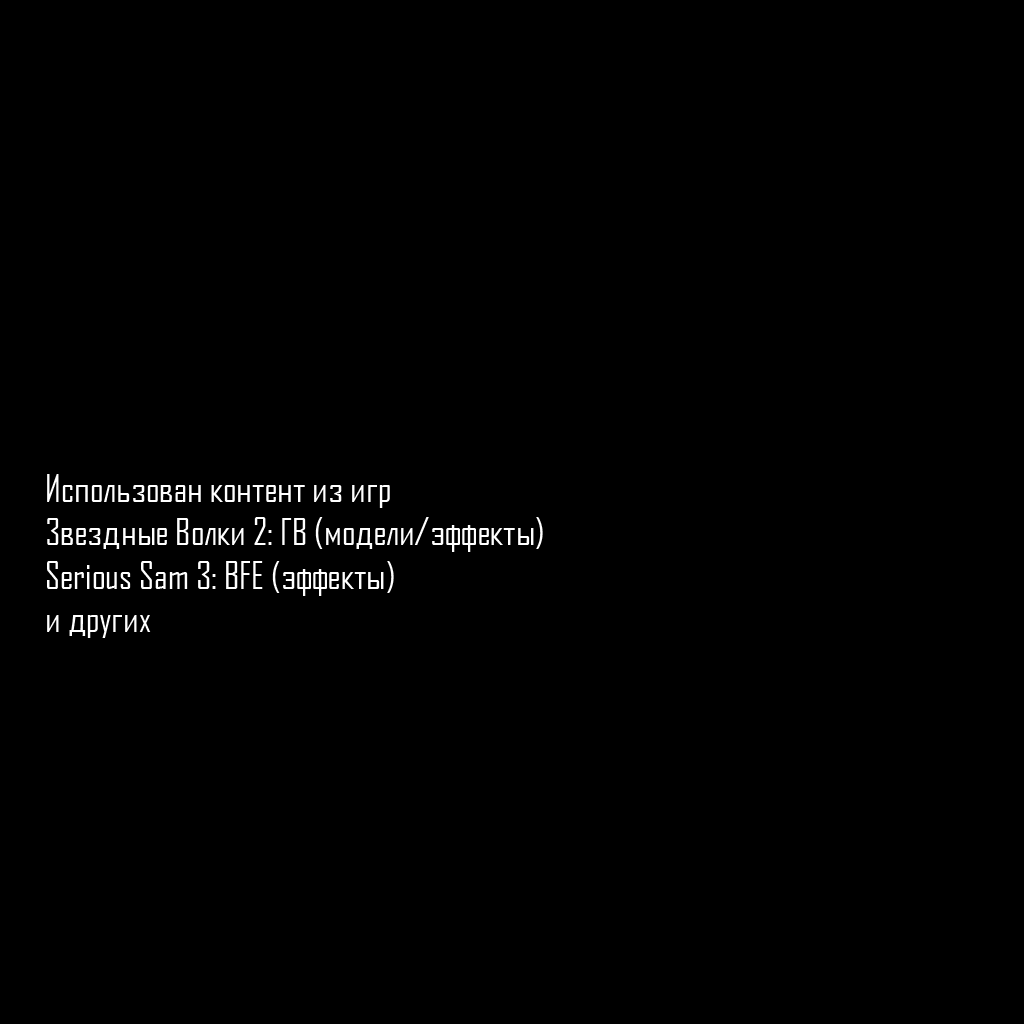
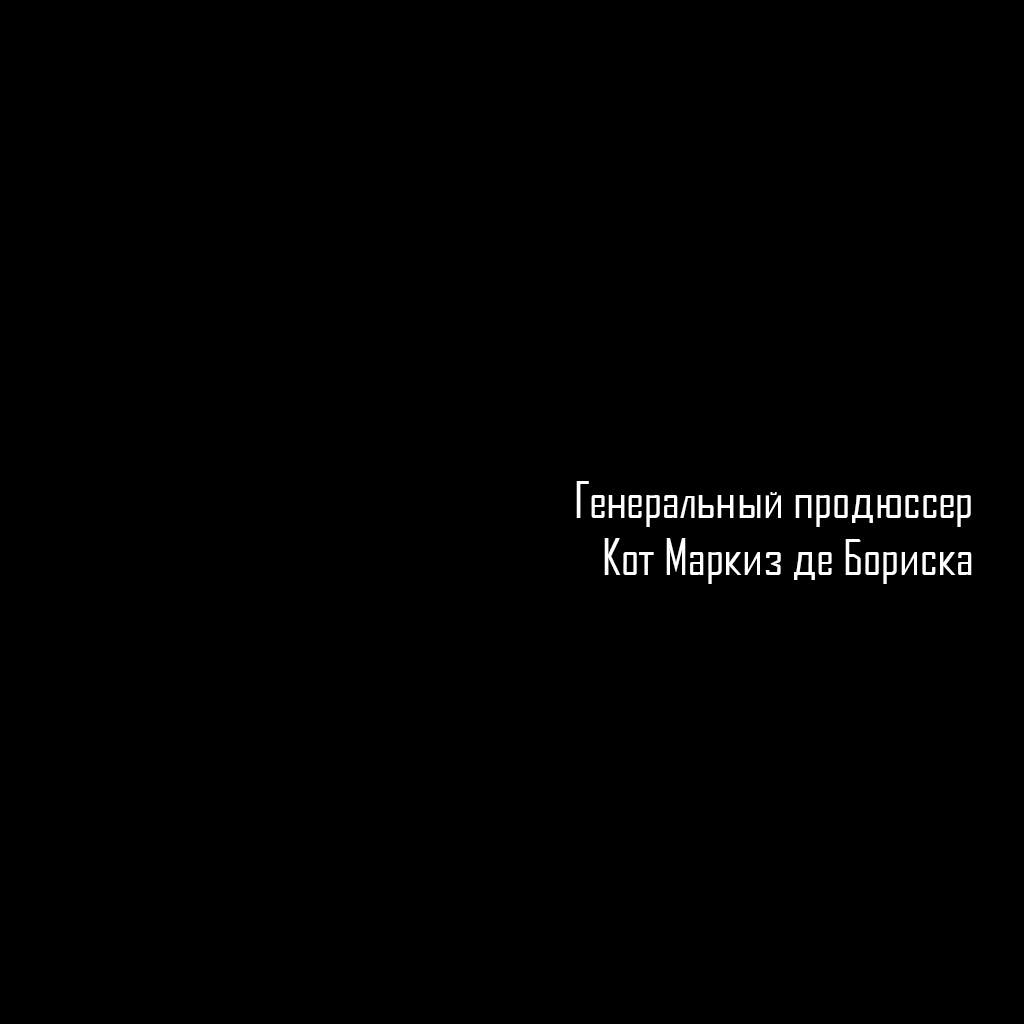
Layer changes from the first (1024, 1024) image to the second:
removed layer "Использован контент из игр Звездные Волки 2: ГВ (модели/эффекты" over [47, 474, 543, 638]
added layer "Генеральный продюссер Кот Маркиз де Бориска" above "Фон" over [576, 481, 972, 584]
